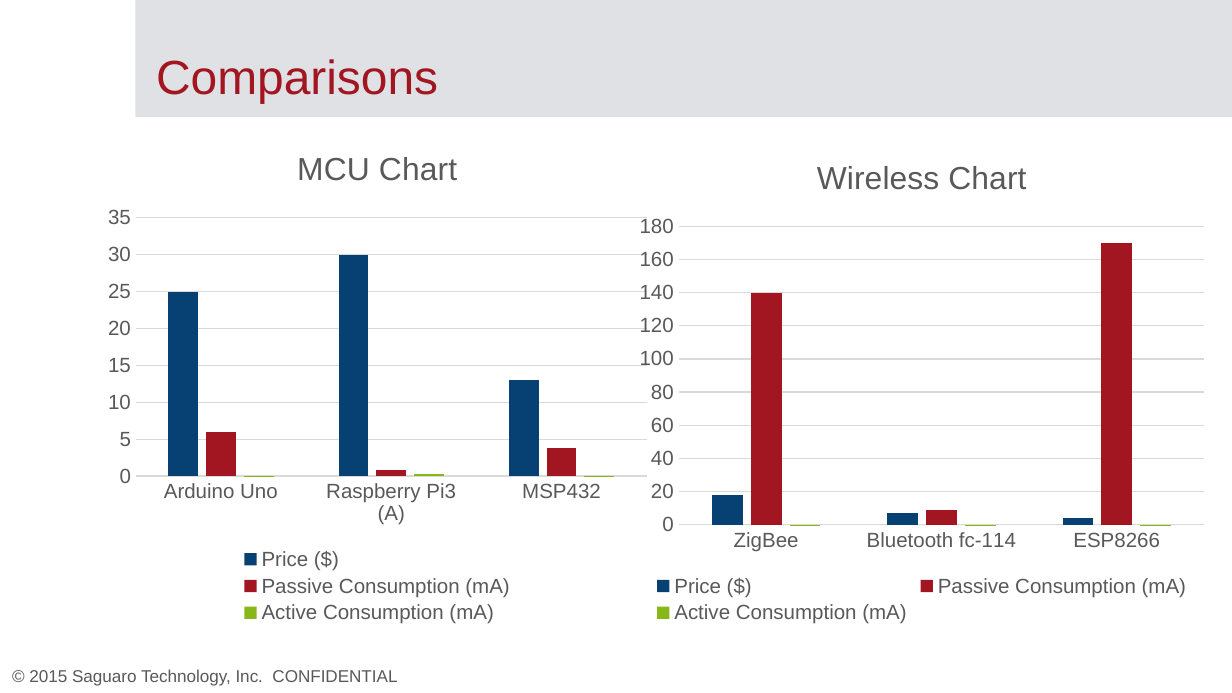
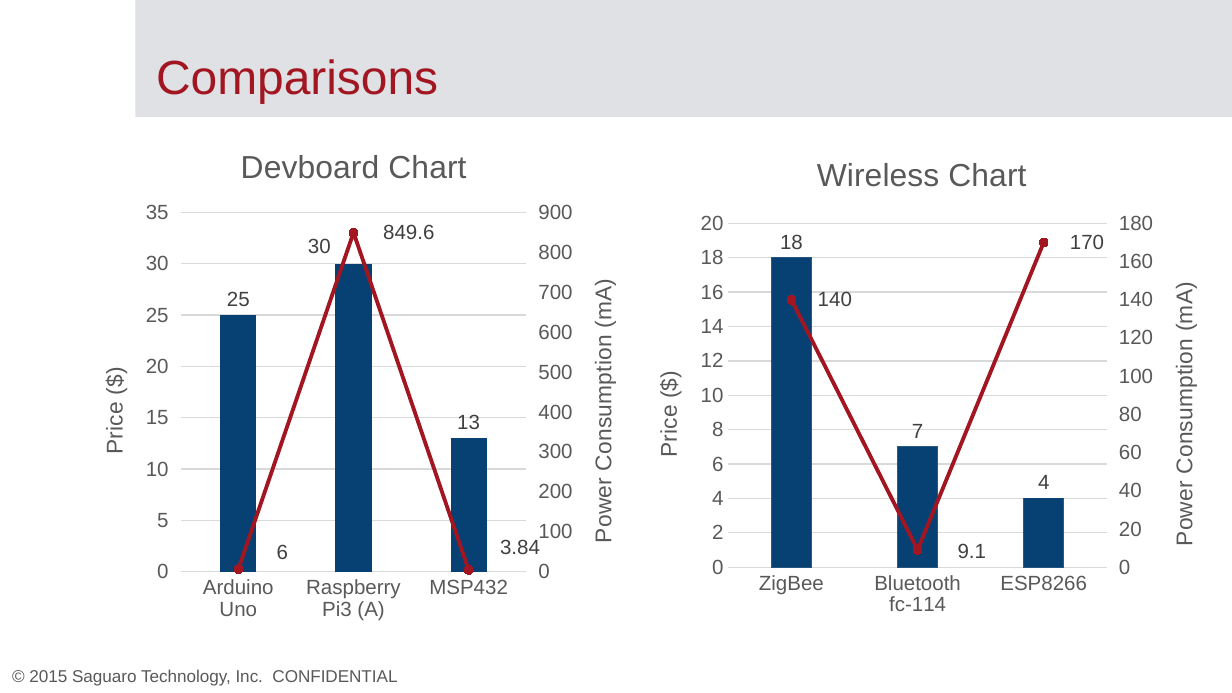
Before and after one commit to mememihnea/LicentaCod, a slide deck: slide 7 of Documentatie/Template.pptx. Drawn at 1232x693 pixels with LibreOffice and Linux fonts; fonts in the diff are those of the drawing; background and template pictures are left out. Boxes give left, top, right and bottom in pixels: in the first picture for what was removed or moved away, otherwise in the second. Text is boxed around its words. In the diff, an @@ line names an element or a change of style, - is before the commit and + after.

Commit message:
Last one?

```diff
--- a/Documentatie/Template.pptx
+++ b/Documentatie/Template.pptx
@@ column chart at (74,127,636,631) @@
@@ title "MCU Chart " to "Devboard Chart " @@
-Price ($): 25, 30, 13
+Series 1: 25, 30, 13
@@ data labels of Series 1 added @@
-Passive Consumption (mA): 6, 0.8, 3.8
+Series 2: 6, 849.6, 3.84
@@ data labels of Series 2 added @@
-Active Consumption (mA): 0, 0.3, 0
@@ value axis title "" to "Price ($) " @@
@@ legend changed @@
@@ value axis changed @@
@@ second value axis changed @@
@@ column chart: place and size @@
-column chart at (97,126,659,630)
+column chart at (74,127,636,631)
@@ column chart at (628,131,1217,626) @@
-Price ($): 18, 7, 4
+Series 1: 18, 7, 4
@@ data labels of Series 1 added @@
-Passive Consumption (mA): 140, 9, 170
+Series 2: 140, 9.1, 170
@@ data labels of Series 2 added @@
-Active Consumption (mA): 0, 0, 0
@@ value axis title "" to "Price ($) " @@
@@ legend changed @@
@@ second value axis changed @@
@@ column chart: place and size @@
-column chart at (628,134,1217,630)
+column chart at (628,131,1217,626)
```
Also in this commit, not shown: 5 other slides changed, 1 slide removed.
